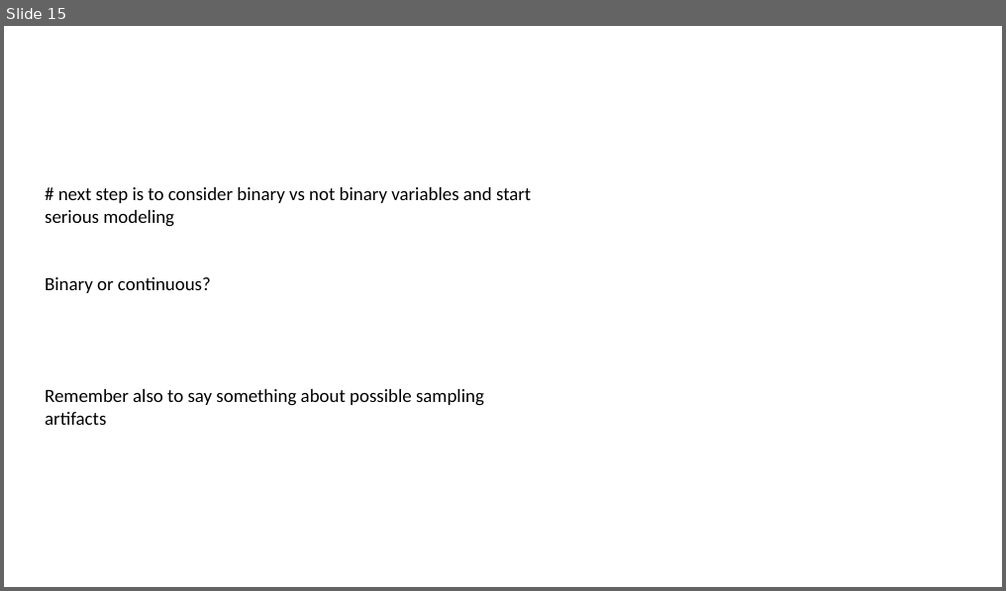
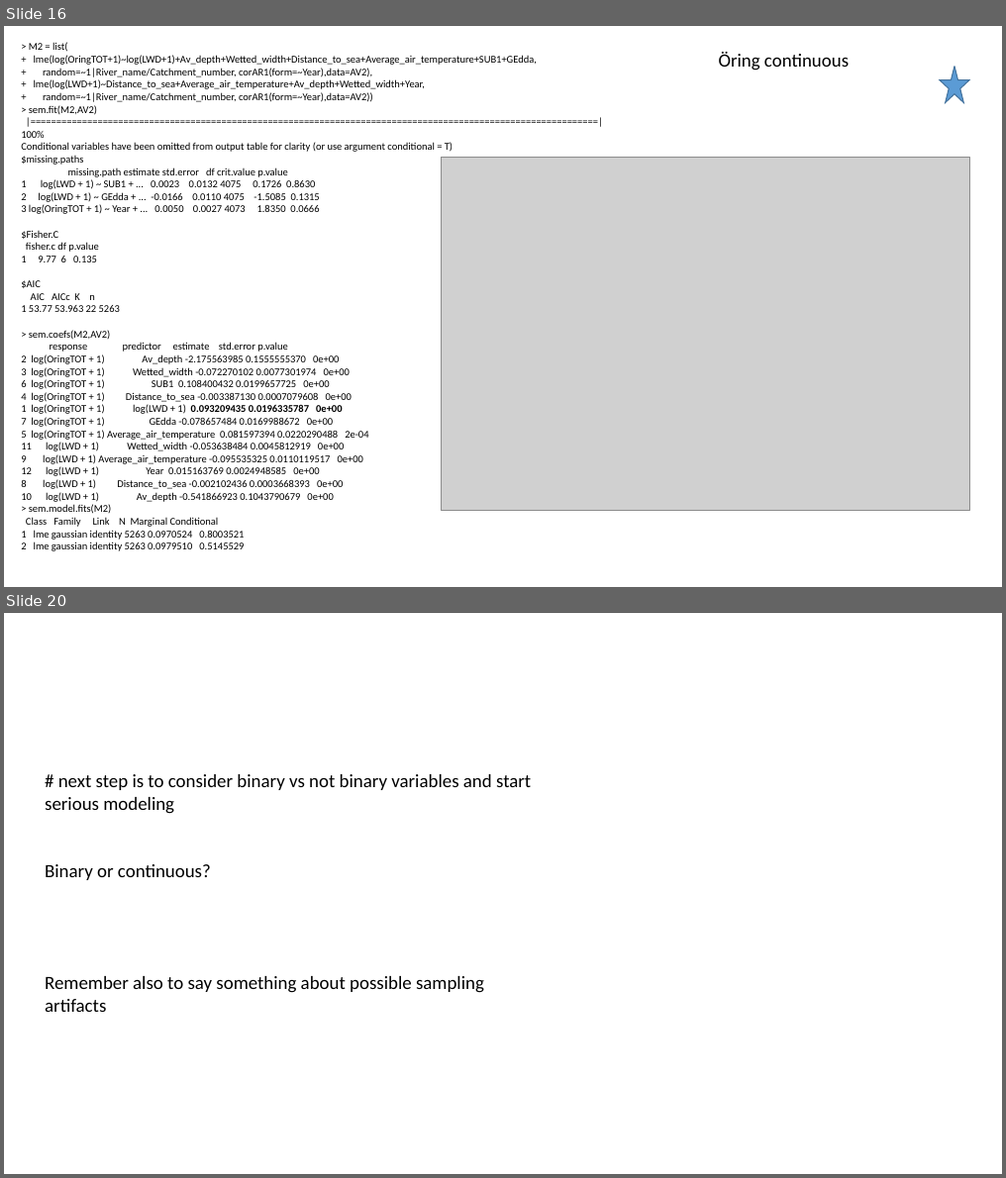
Before and after one commit to SerenaDonadi/Dod-ved, a slide deck: Electrofish data/LWD_analyses.pptx. Shown one above the other, each under a label of ours: slide 15 before the commit, slides 16 and 20 after it; the slides between them are not shown. The pictures are 1006x591 and 1006x1178 pixels, drawn with LibreOffice and Linux fonts; fonts in the diff are those of the drawing; grey boxes stand for pictures. Boxes give left, top, right and bottom in pixels: in the first picture for what was removed or moved away, otherwise in the second. Text is boxed around its words. In the diff, an @@ line names an element or a change of style, - is before the commit and + after.

```diff
--- a/Electrofish data/LWD_analyses.pptx
+++ b/Electrofish data/LWD_analyses.pptx
@@ slide 16 added at box(4, 26, 1002, 587), background #FFFFFF @@
@@ text added at box(21, 42, 537, 552), 10 pt, text #000000 @@
+> M2 = list(
++ lme(log(OringTOT+1)~log(LWD+1)+Av_depth+Wetted_width+Distance_to_sea+Average_air_temperature+SUB1+GEdda,
++ random=~1|River_name/Catchment_number, corAR1(form=~Year),data=AV2),
++ lme(log(LWD+1)~Distance_to_sea+Average_air_temperature+Av_depth+Wetted_width+Year,
++ random=~1|River_name/Catchment_number, corAR1(form=~Year),data=AV2))
+> sem.fit(M2,AV2)
+|==============================================================================================================| 100%
+Conditional variables have been omitted from output table for clarity (or use argument conditional = T)
+$missing.paths
+missing.path estimate std.error df crit.value p.value
+1 log(LWD + 1) ~ SUB1 + ... 0.0023 0.0132 4075 0.1726 0.8630
+2 log(LWD + 1) ~ GEdda + ... -0.0166 0.0110 4075 -1.5085 0.1315
+3 log(OringTOT + 1) ~ Year + ... 0.0050 0.0027 4073 1.8350 0.0666
+$Fisher.C
+fisher.c df p.value
+1 9.77 6 0.135
+$AIC
+AIC AICc K n
+1 53.77 53.963 22 5263
+> sem.coefs(M2,AV2)
+response predictor estimate std.error p.value
+2 log(OringTOT + 1) Av_depth -2.175563985 0.1555555370 0e+00
+3 log(OringTOT + 1) Wetted_width -0.072270102 0.0077301974 0e+00
+6 log(OringTOT + 1) SUB1 0.108400432 0.0199657725 0e+00
+4 log(OringTOT + 1) Distance_to_sea -0.003387130 0.0007079608 0e+00
+1 log(OringTOT + 1) log(LWD + 1) 0.093209435 0.0196335787 0e+00
+7 log(OringTOT + 1) GEdda -0.078657484 0.0169988672 0e+00
+5 log(OringTOT + 1) Average_air_temperature 0.081597394 0.0220290488 2e-04
+11 log(LWD + 1) Wetted_width -0.053638484 0.0045812919 0e+00
+9 log(LWD + 1) Average_air_temperature -0.095535325 0.0110119517 0e+00
+12 log(LWD + 1) Year 0.015163769 0.0024948585 0e+00
+8 log(LWD + 1) Distance_to_sea -0.002102436 0.0003668393 0e+00
+10 log(LWD + 1) Av_depth -0.541866923 0.1043790679 0e+00
+> sem.model.fits(M2)
+Class Family Link N Marginal Conditional
+1 lme gaussian identity 5263 0.0970524 0.8003521
+2 lme gaussian identity 5263 0.0979510 0.5145529
@@ text added at box(719, 52, 848, 71), 18 pt, text #000000 @@
+Öring continuous
@@ star added at box(940, 67, 969, 103), fill #5B9BD5, outline #43739E 1 pt @@
@@ picture added at box(442, 157, 969, 510) @@
@@ what was slide 15 is now slide 20 @@
```
Also in this commit, not shown: 1 slide changed, 4 other slides added, 1 other file.
